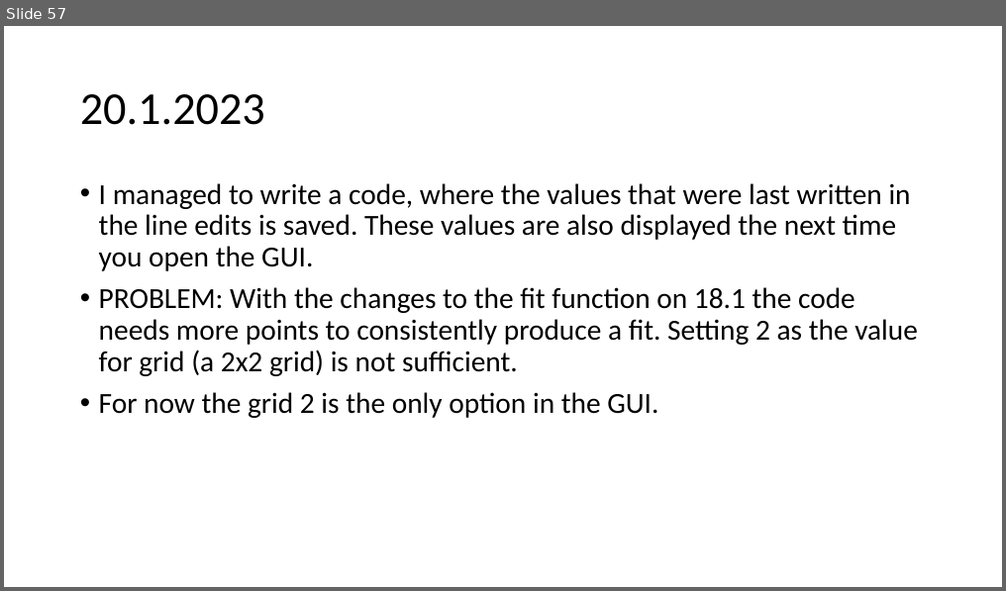
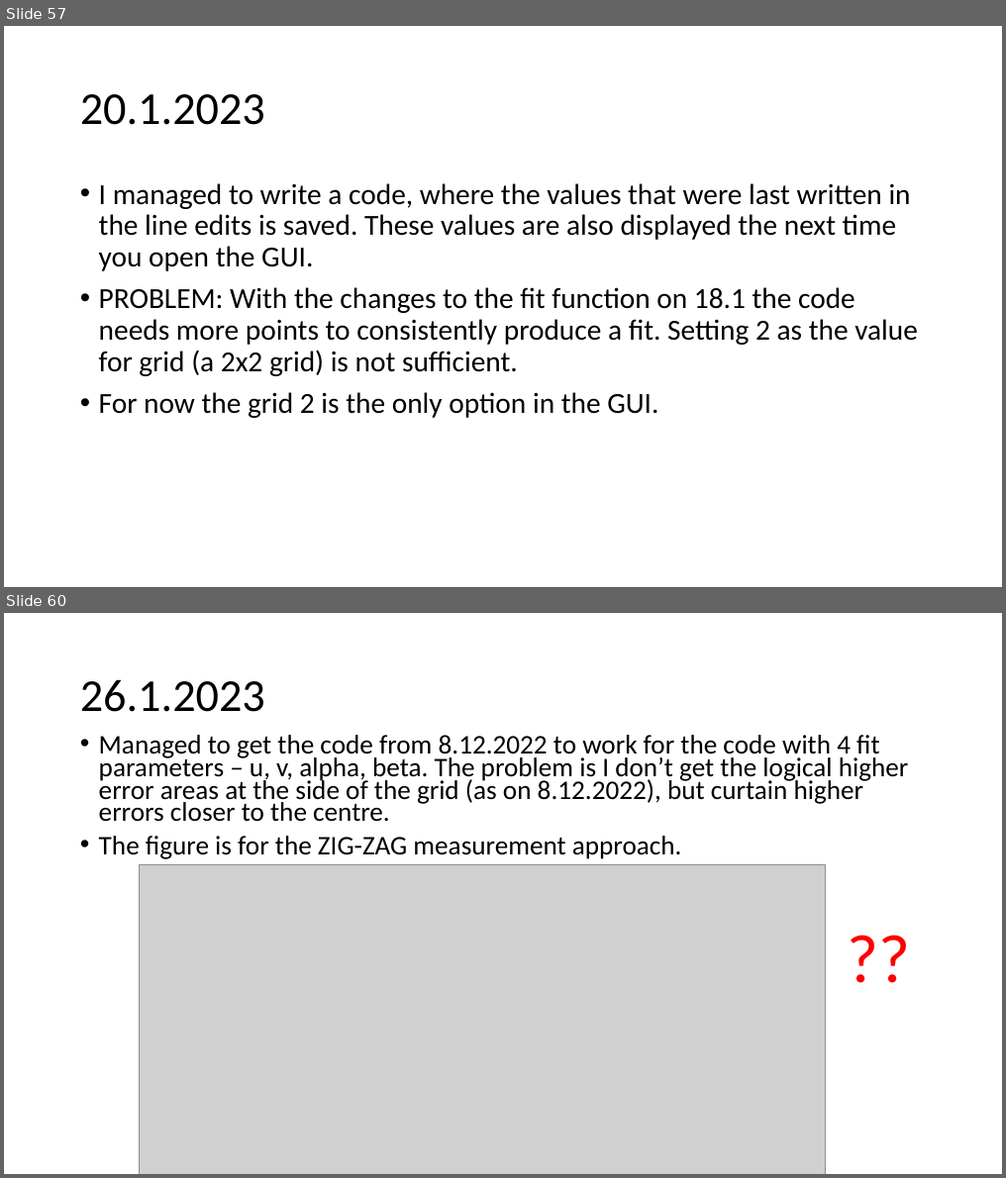
Before and after one commit to urhtrinko/DroneRadioactivity_student_job, a slide deck: reports/work_diary.pptx. Shown one above the other, each under a label of ours: slide 57 before the commit, slides 57 and 60 after it; the slides between them are not shown. The pictures are 1006x591 and 1006x1178 pixels, drawn with LibreOffice and Linux fonts; fonts in the diff are those of the drawing; grey boxes stand for pictures. Boxes give left, top, right and bottom in pixels: in the first picture for what was removed or moved away, otherwise in the second. Text is boxed around its words. In the diff, an @@ line names an element or a change of style, - is before the commit and + after.

```diff
--- a/reports/work_diary.pptx
+++ b/reports/work_diary.pptx
@@ slide 60 added at bbox=[4, 613, 1002, 1174], background #FFFFFF @@
@@ title added at bbox=[80, 679, 265, 712], 44 pt, text #000000 @@
+26.1.2023
@@ text added at bbox=[99, 735, 909, 860], 25.9 pt, text #000000 @@
+• Managed to get the code from 8.12.2022 to work for the code with 4 fit parameters – u, v, alpha, beta. The problem is I don’t get the logical higher error areas at the side of the grid (as on 8.12.2022), but curtain higher errors closer to the centre.
+• The figure is for the ZIG-ZAG measurement approach.
@@ picture added at bbox=[140, 864, 826, 1174] @@
@@ text added at bbox=[840, 910, 945, 1001], 66 pt, text #FF0000 @@
+??
```
Also in this commit, not shown: 2 slides changed, 1 other slide added.
